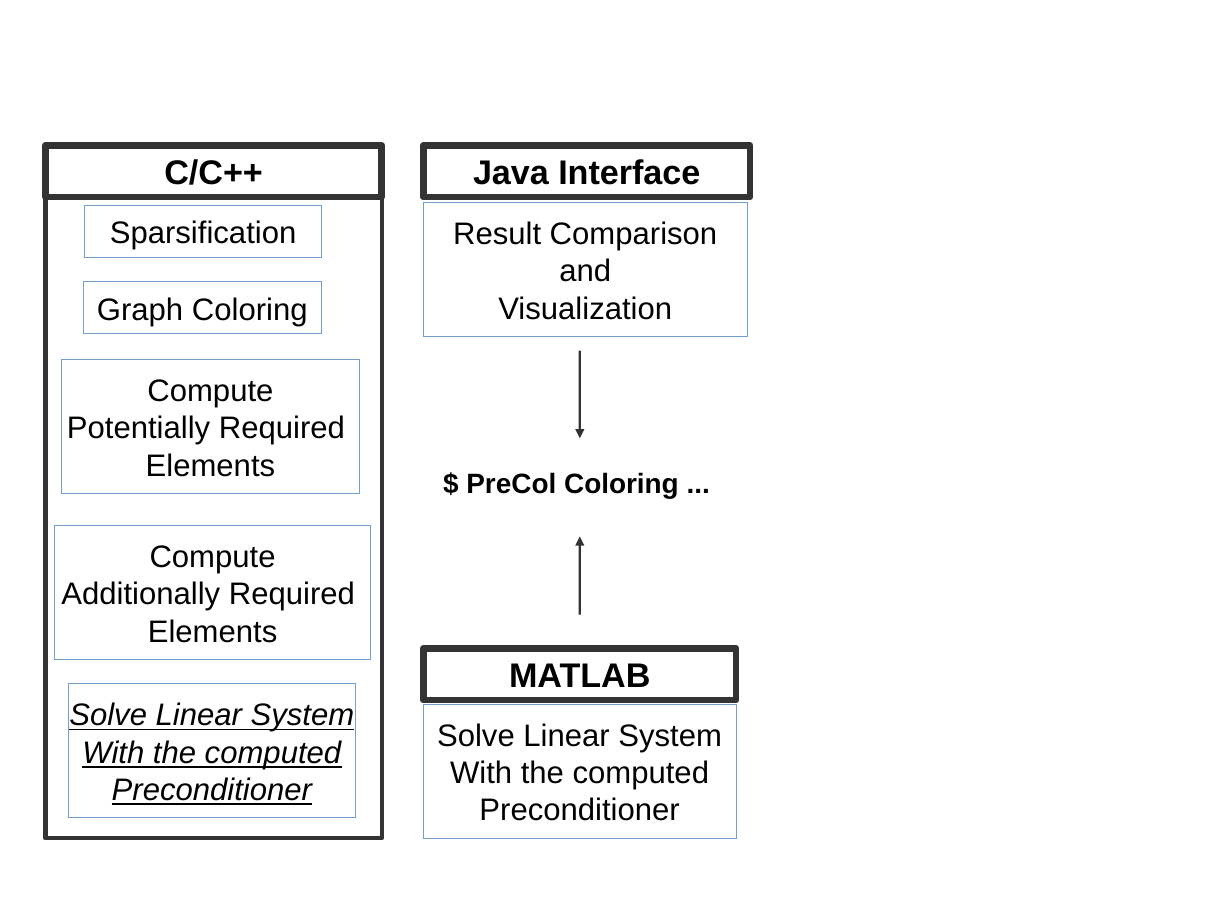
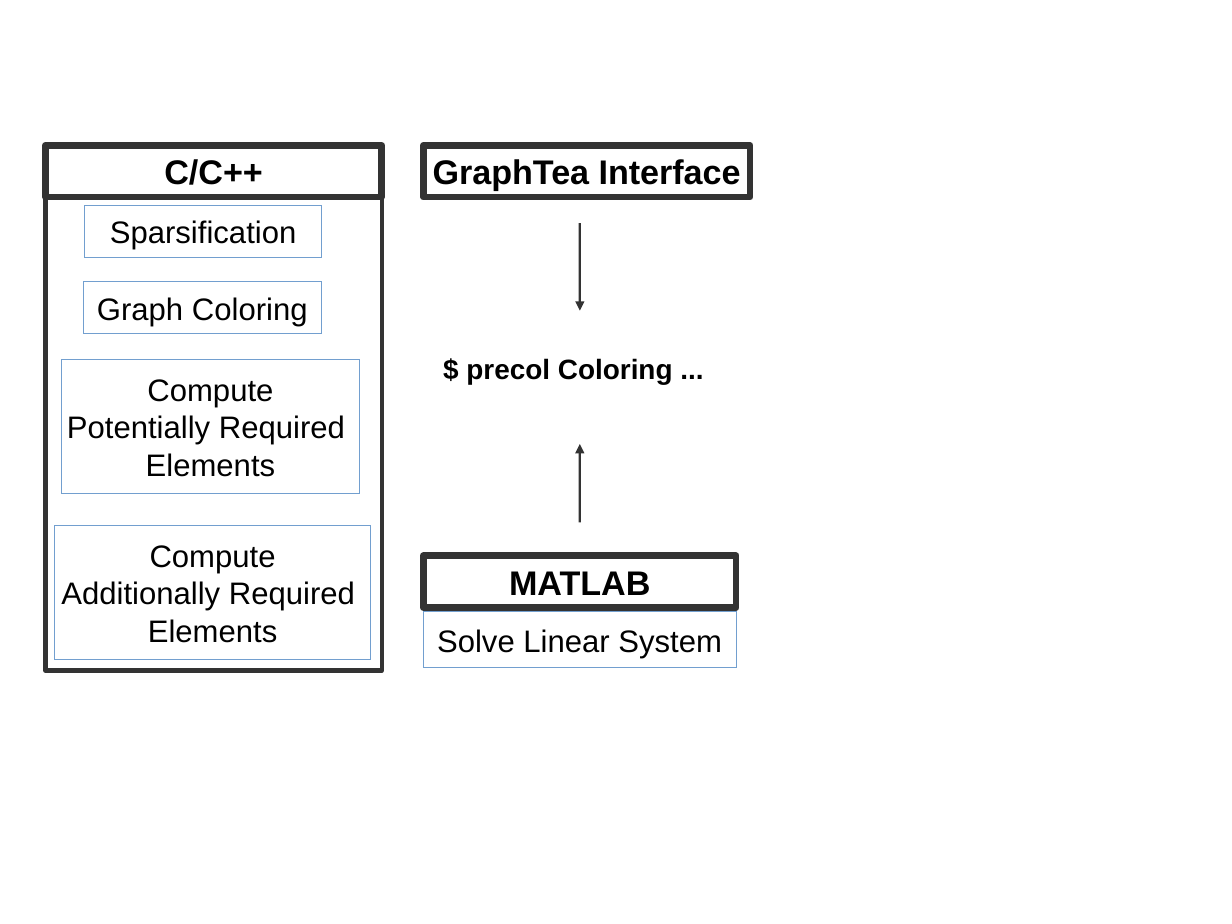
Before and after one commit to rostam/rostami-disseration, a slide deck: slide 2 of structure.odp. Drawn at 1232x924 pixels with LibreOffice and Linux fonts; fonts in the diff are those of the drawing. Boxes give left, top, right and bottom in pixels: in the first picture for what was removed or moved away, otherwise in the second. Text is boxed around its words. In the diff, an @@ line names an element or a change of style, - is before the commit and + after.

```diff
--- a/structure.odp
+++ b/structure.odp
@@ text in rectangle at (433, 159, 741, 191): text changed @@
-Java Interface
+GraphTea Interface
@@ rectangle: place and size @@
-rectangle at (46, 197, 382, 838)
+rectangle at (46, 197, 382, 671)
@@ rectangle removed at (424, 202, 748, 337) @@
-Result Comparison
-and
-Visualization
@@ arrow moved from (580, 351) - (580, 438) to (580, 224) - (580, 311) @@
@@ text at (466, 358, 673, 384): text changed @@
-$ PreCol Coloring ...
+$ precol Coloring ...
@@ arrow moved from (580, 615) - (580, 537) to (580, 522) - (580, 444) @@
@@ rectangle "MATLAB": place and size @@
-rectangle "MATLAB" at (424, 648, 737, 700)
+rectangle "MATLAB" at (424, 556, 737, 607)
@@ rectangle "Solve Linear System": place and size @@
-rectangle "Solve Linear System" at (68, 684, 357, 818)
+rectangle "Solve Linear System" at (424, 612, 737, 667)
@@ rectangle "Solve Linear System" at (424, 612, 737, 667): italic off, underline off @@
@@ rectangle removed at (424, 704, 737, 838) @@
-Solve Linear System
-With the computed
-Preconditioner
@@ text in rectangle at (82, 740, 341, 805): paragraphs removed @@
-With the computed
-Preconditioner
```
Also in this commit, not shown: 2 other files.
